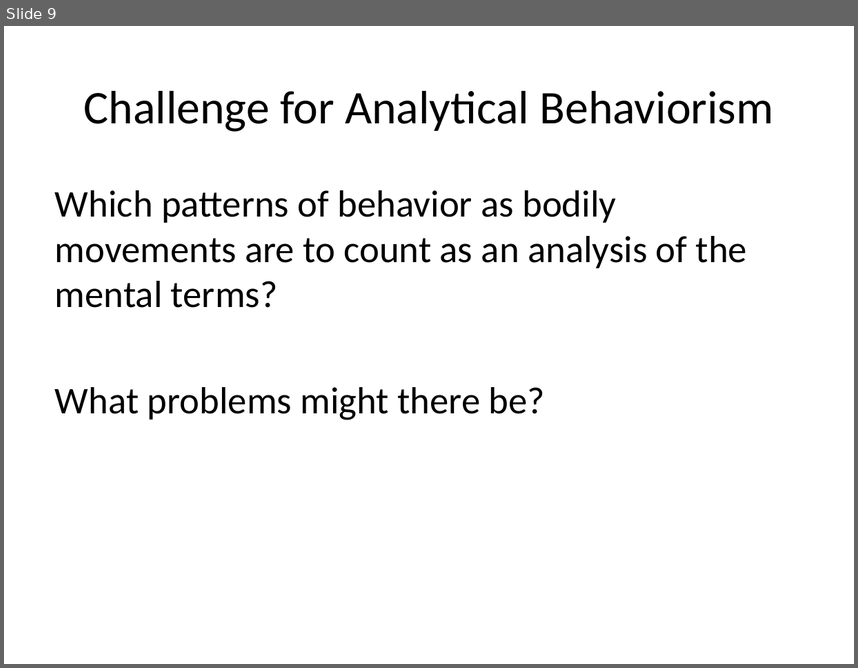
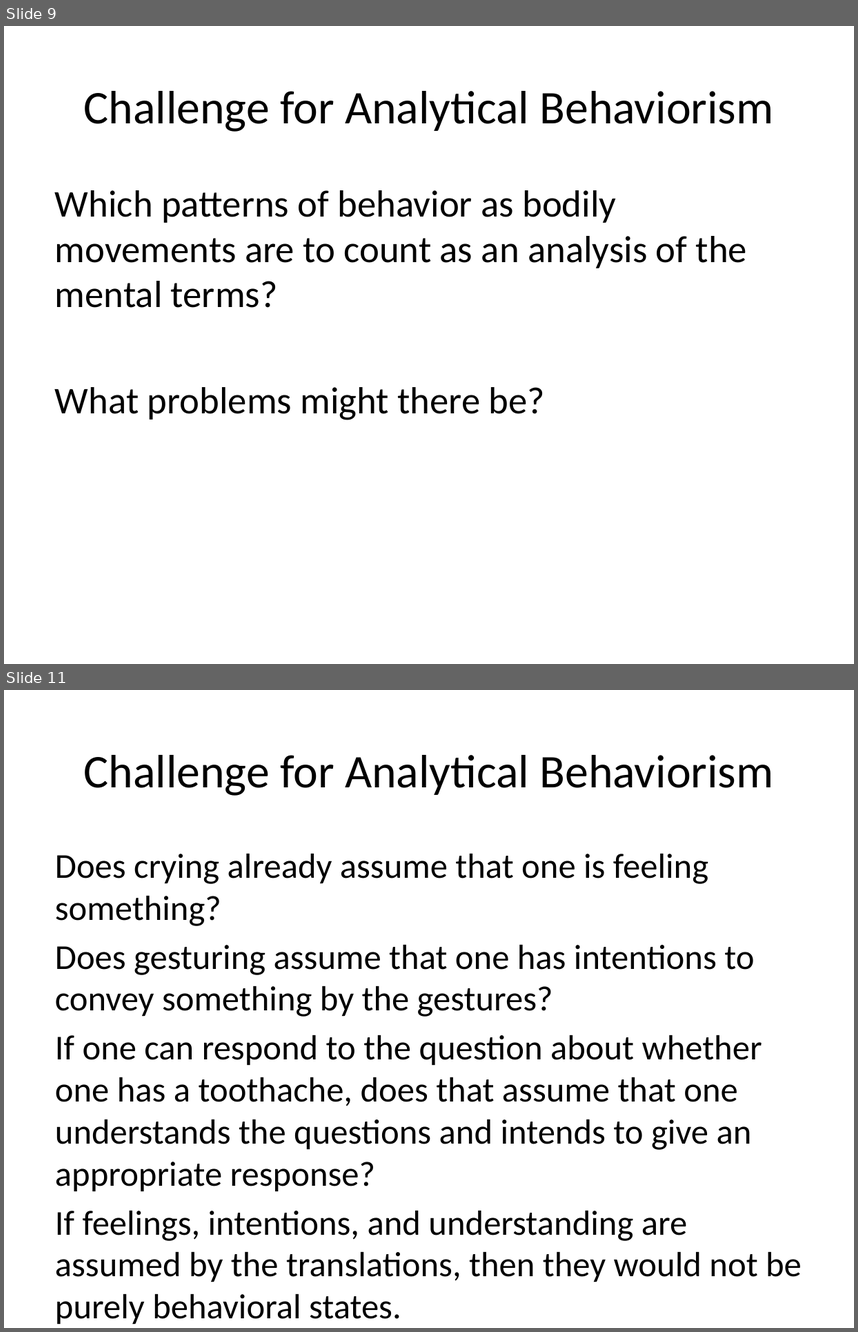
Before and after one commit to Ediblelnk/Kutztown-MSC, a slide deck: PHI241-philosophy-of-the-mind/lecture-slides/Behaviorism.pptx. Shown one above the other, each under a label of ours: slide 9 before the commit, slides 9 and 11 after it; the slides between them are not shown. The pictures are 858x668 and 858x1332 pixels, drawn with LibreOffice and Linux fonts; fonts in the diff are those of the drawing. Boxes give left, top, right and bottom in pixels: in the first picture for what was removed or moved away, otherwise in the second. Text is boxed around its words. In the diff, an @@ line names an element or a change of style, - is before the commit and + after.

```diff
--- a/PHI241-philosophy-of-the-mind/lecture-slides/Behaviorism.pptx
+++ b/PHI241-philosophy-of-the-mind/lecture-slides/Behaviorism.pptx
@@ slide 11 added at (x1=4, y1=690, x2=854, y2=1328), background #FFFFFF @@
@@ title added at (x1=83, y1=755, x2=774, y2=796), 39.6 pt, text #000000 @@
+Challenge for Analytical Behaviorism
@@ text added at (x1=55, y1=854, x2=802, y2=1323), 29.6 pt, text #000000 @@
+Does crying already assume that one is feeling something?
+Does gesturing assume that one has intentions to convey something by the gestures?
+If one can respond to the question about whether one has a toothache, does that assume that one understands the questions and intends to give an appropriate response?
+If feelings, intentions, and understanding are assumed by the translations, then they would not be purely behavioral states.
```
Also in this commit, not shown: 2 slides changed, 10 other slides added, 2 other files.
